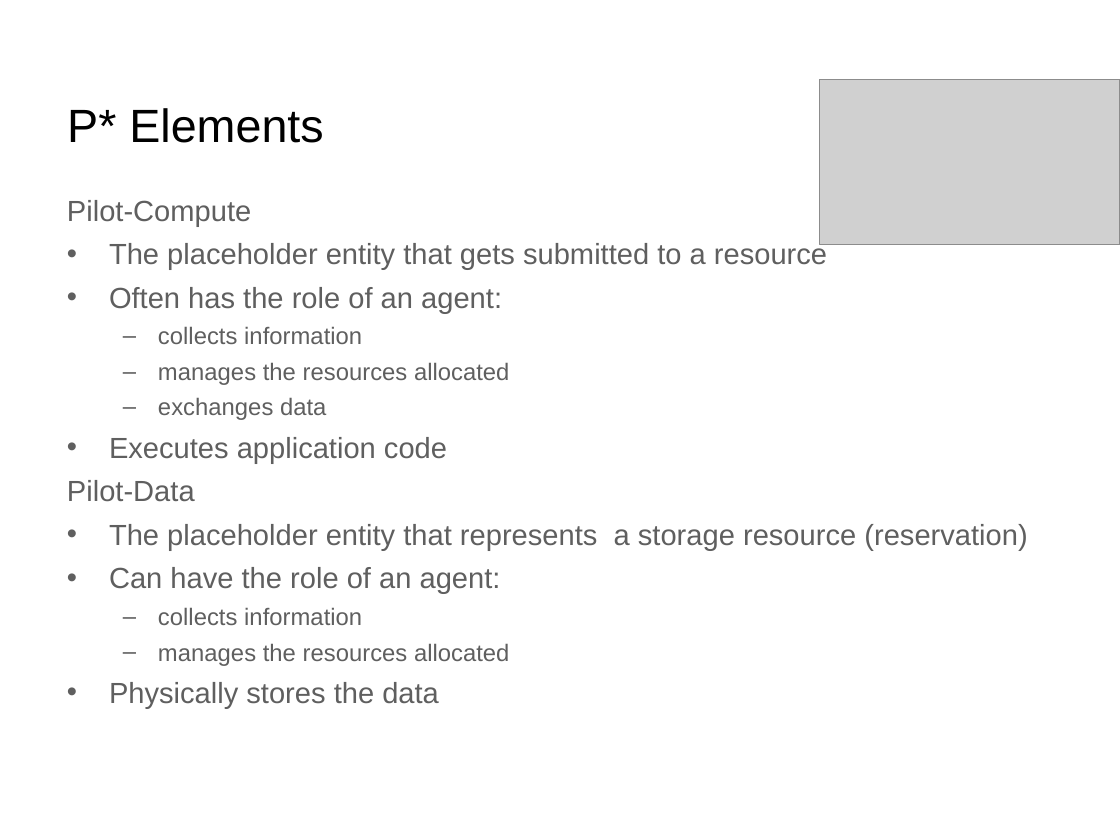
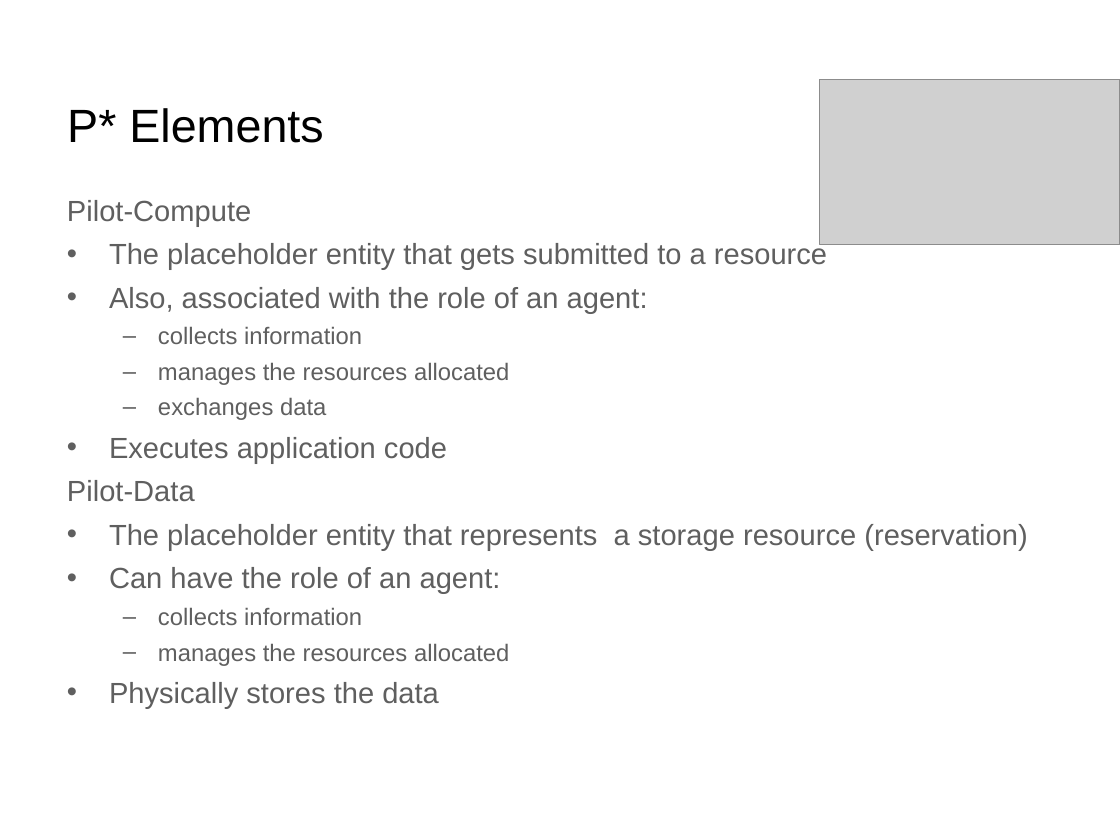
Before and after one commit to saga-project/presentations, a slide deck: slide 11 of bnl-pstar.ppt. Drawn at 1120x840 pixels with LibreOffice and Linux fonts; fonts in the diff are those of the drawing; grey boxes stand for pictures; background and template pictures are left out. Boxes give left, top, right and bottom in pixels: in the first picture for what was removed or moved away, otherwise in the second. Text is boxed around its words. In the diff, an @@ line names an element or a change of style, - is before the commit and + after.

```diff
--- a/bnl-pstar.ppt
+++ b/bnl-pstar.ppt
@@ text at [109,287,648,313]: text changed @@
-• Often has the role of an agent:
+• Also, associated with the role of an agent:
```
Also in this commit, not shown: 14 other slides changed.
